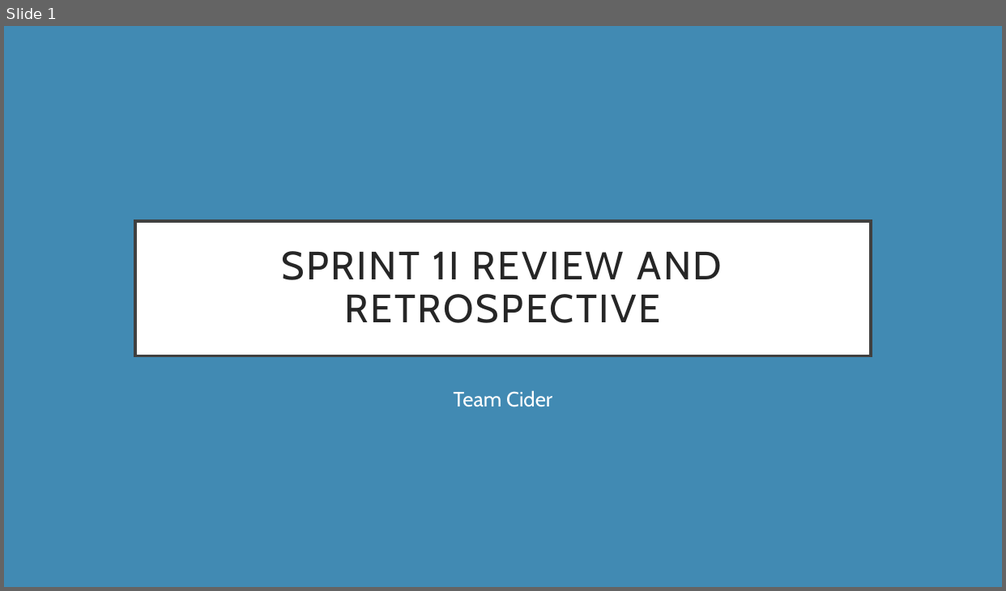
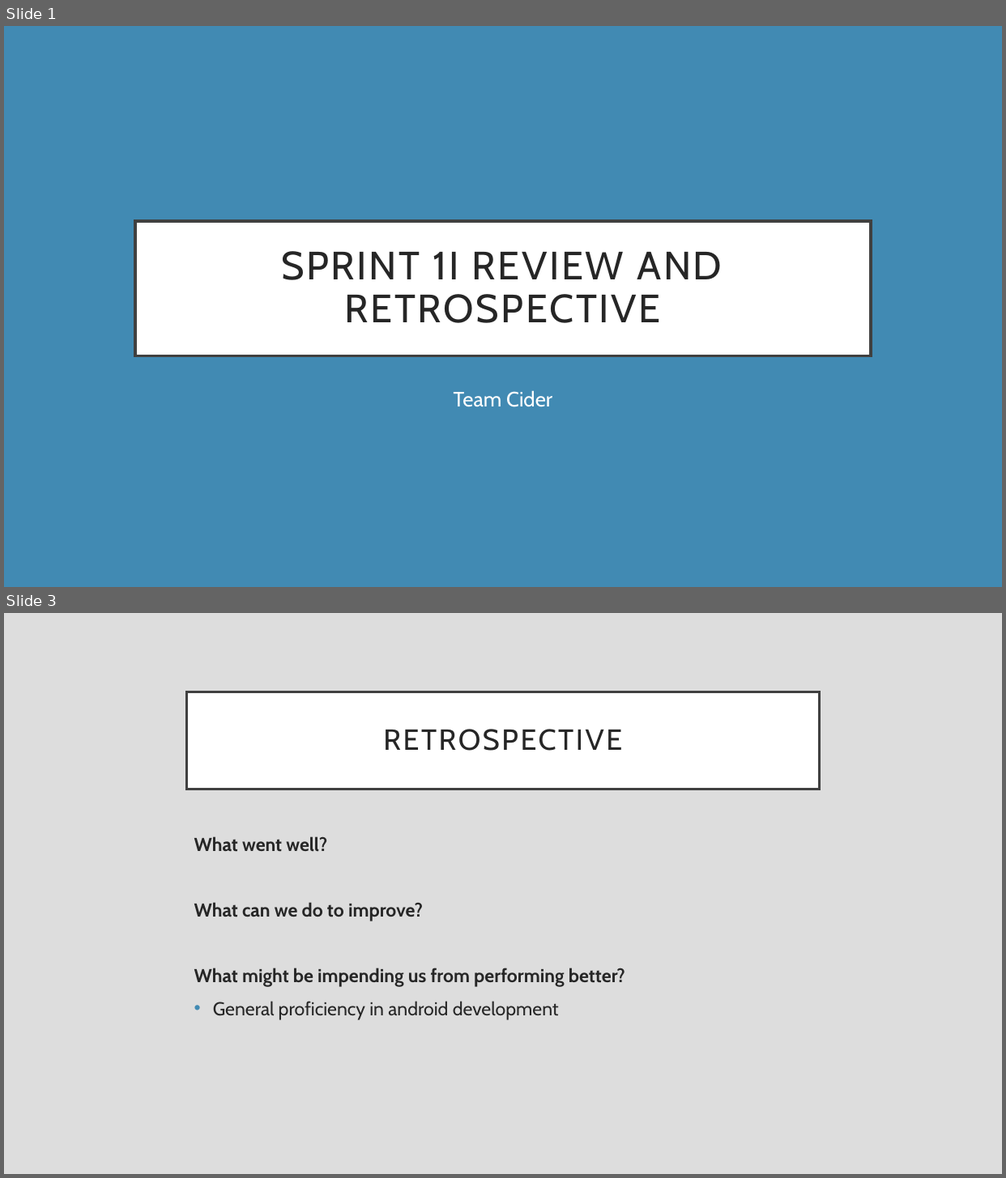
Before and after one commit to CiderCS3398/CS3398-Cider-S2017, a slide deck: Presentations/Sprint 2 Review.pptx. Shown one above the other, each under a label of ours: slide 1 before the commit, slides 1 and 3 after it; the slides between them are not shown. The pictures are 1006x591 and 1006x1178 pixels, drawn with LibreOffice and Linux fonts; fonts in the diff are those of the drawing. Boxes give left, top, right and bottom in pixels: in the first picture for what was removed or moved away, otherwise in the second. Text is boxed around its words. In the diff, an @@ line names an element or a change of style, - is before the commit and + after.

```diff
--- a/Presentations/Sprint 2 Review.pptx
+++ b/Presentations/Sprint 2 Review.pptx
@@ slide 3 added at (4, 613, 1002, 1174), background #DDDDDD @@
@@ title added at (187, 692, 819, 789), fill #FFFFFF, outline #404040 2.5 pt, 28 pt, text #262626 @@
+RETROSPECTIVE
@@ text added at (194, 837, 625, 1020), 18 pt, text #262626, bold @@
+What went well?
+What can we do to improve?
+What might be impending us from performing better?
+• General proficiency in android development
```
Also in this commit, not shown: 1 slide changed.
